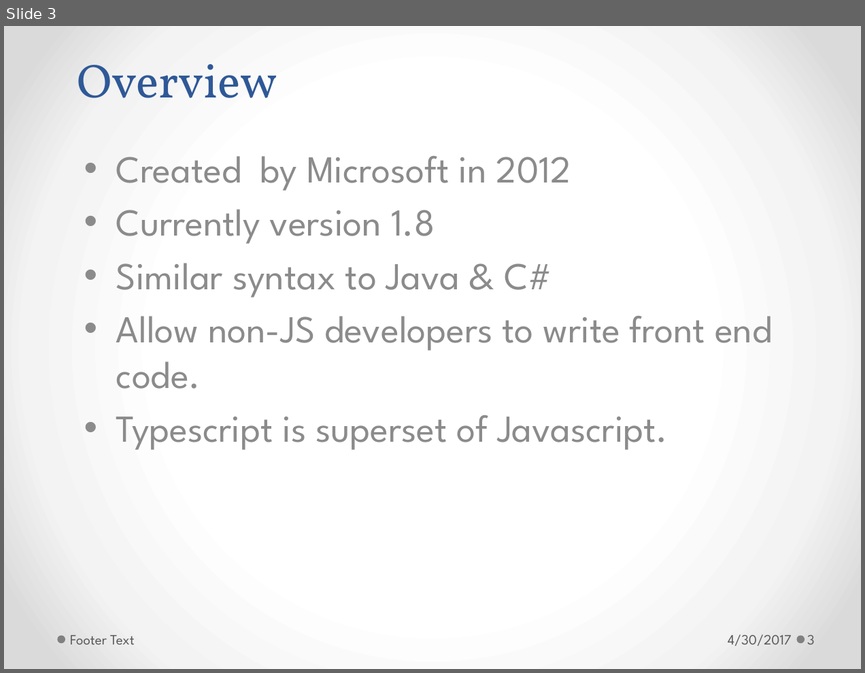
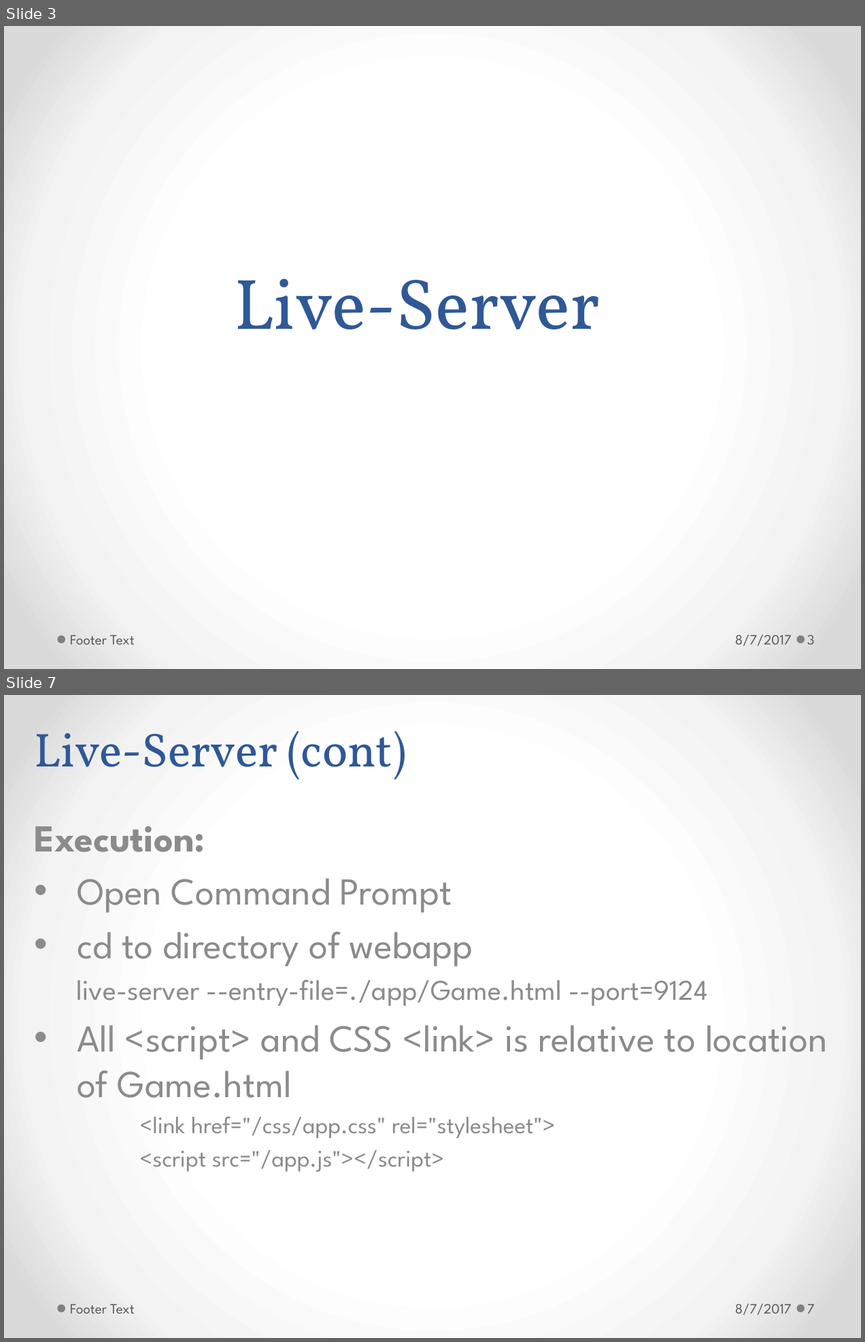
Before and after one commit to h-t-tran/brown, a slide deck: productivity/productivity.pptx. Shown one above the other, each under a label of ours: slide 3 before the commit, slides 3 and 7 after it; the slides between them are not shown. The pictures are 865x673 and 865x1342 pixels, drawn with LibreOffice and Linux fonts; fonts in the diff are those of the drawing. Boxes give left, top, right and bottom in pixels: in the first picture for what was removed or moved away, otherwise in the second. Text is boxed around its words. In the diff, an @@ line names an element or a change of style, - is before the commit and + after.

```diff
--- a/productivity/productivity.pptx
+++ b/productivity/productivity.pptx
@@ slide 7 added at (x1=4, y1=695, x2=861, y2=1338), background gradient #FFFFFF to #F4F4F4 to #DADADA; not listed: 2 template elements that a slide beside it also shows @@
@@ title added at (x1=34, y1=731, x2=406, y2=779), 40 pt, text #2F5897 @@
+Live-Server (cont)
@@ subtitle added at (x1=34, y1=826, x2=827, y2=1172), 32 pt, text #8C8C8C @@
+Execution:
+• Open Command Prompt
+• cd to directory of webapp
+live-server --entry-file=./app/Game.html --port=9124
+• All <script> and CSS <link> is relative to location of Game.html
+<link href="/css/app.css" rel="stylesheet">
+<script src="/app.js"></script>
@@ text added at (x1=70, y1=1304, x2=135, y2=1313), 12 pt, text #595959 @@
+Footer Text
@@ text added at (x1=735, y1=1303, x2=791, y2=1314), 12 pt, text #595959 @@
+8/7/2017
@@ page number added at (x1=807, y1=1304, x2=815, y2=1313), 12 pt, text #595959 @@
+7
@@ slide 3 changed as well @@
@@ title removed at (x1=77, y1=64, x2=277, y2=98) @@
-Overview
@@ subtitle removed at (x1=116, y1=156, x2=772, y2=450) @@
-• Created by Microsoft in 2012
-• Currently version 1.8
-• Similar syntax to Java & C#
-• Allow non-JS developers to write front end code.
-• Typescript is superset of Javascript.
@@ title added at (x1=234, y1=278, x2=600, y2=329), 60 pt, text #2F5897 @@
+Live-Server
@@ text at (x1=735, y1=634, x2=791, y2=645): text changed @@
-4/30/2017
+8/7/2017
```
Also in this commit, not shown: 4 other slides changed, 20 other slides added, 10 slides removed, 14 other files.
